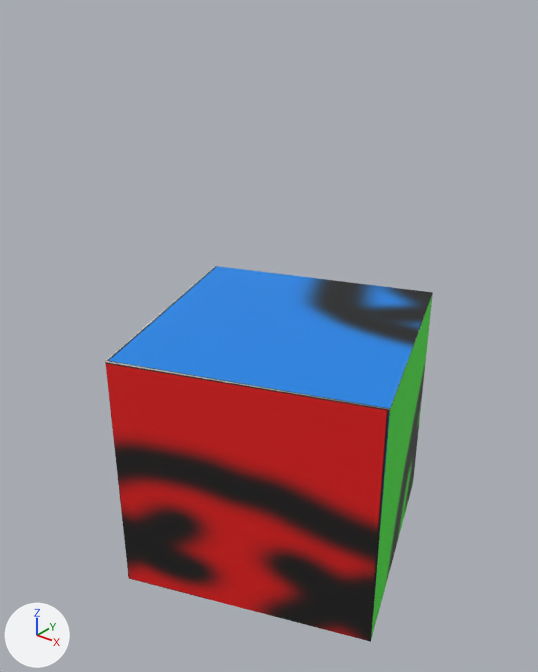
Renders of the COLLADA model 3dview/media/simple_cube.dae from each side of a commit.
Before and after are seen from a camera (50 mm lens) standing at (0.0318, -0.0417, 0.0343) and looking at (-0.0006, -0.0013, 0.0092). The lights are fixed; the arrows at lower left show +X, +Y and +Z. Where no turn or scale is listed for an object, it has been applied to the vertices.
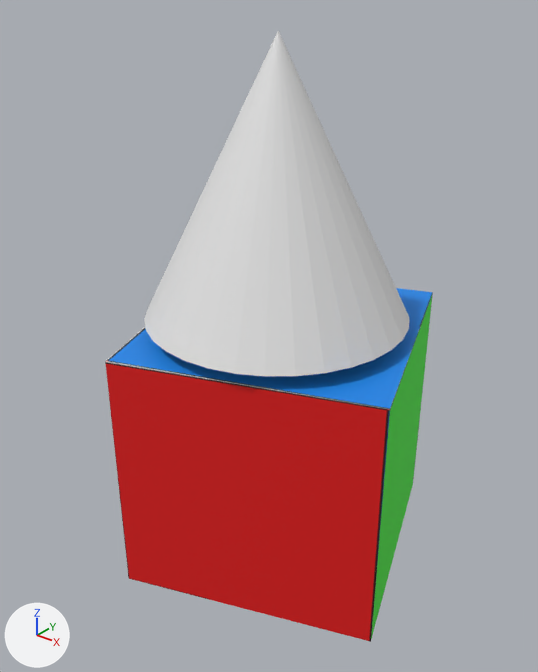
What differs and where, as boxes [x1, y1, x2, y2] in the pictures (538 x 672 px):
'Cube', surface changed
    both: [113, 266, 433, 642]
'Cone', added
    after: [144, 31, 409, 376]

Diff of the bpy script that builds the scene:
```diff
--- a/3dview/media/simple_cube.dae.py
+++ b/3dview/media/simple_cube.dae.py
@@ img_uv_face_cube_png @@
+img_uv_face_cube_png = load_image('uv_face_cube.png', 'uv_face_cube.png', 512, 512, 'sRGB')
@@ mat_uv_face_cube_png @@
 mat_uv_face_cube_png = principled_material('uv_face_cube_png')
-mat_uv_face_cube_png.texture = img_uv_face_cube_jpg
+mat_uv_face_cube_png.texture = img_uv_face_cube_png
 mat_uv_face_cube_png.roughness = 0.61
@@ me_cone_geometry @@
+me_cone_geometry.from_pydata(...)  # a 32-sided cone pointing to +z spanning x -0.01..0.01, y -0.01..0.01, z -0.01..0.01
@@ ob_cone @@
+ob_cone = bpy.data.objects.new('Cone', me_cone_geometry)
+ob_cone.location = (-0.00021, -0.00077, 0.02109)
```
